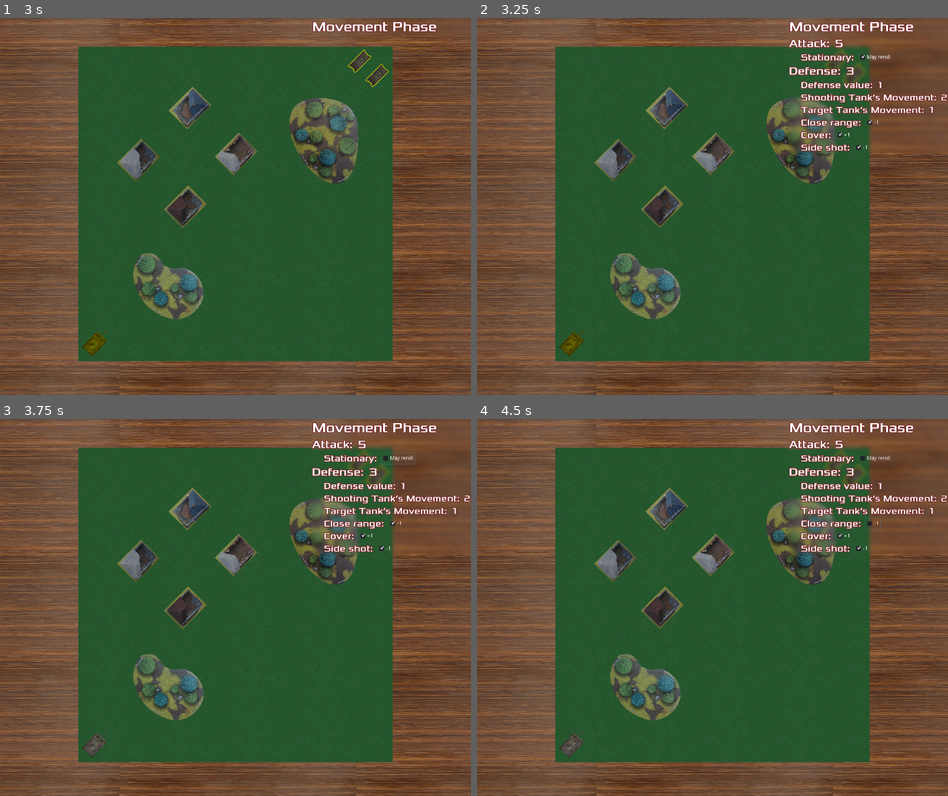
Above: before the commit, frames 1-4 (two rows, left to right).
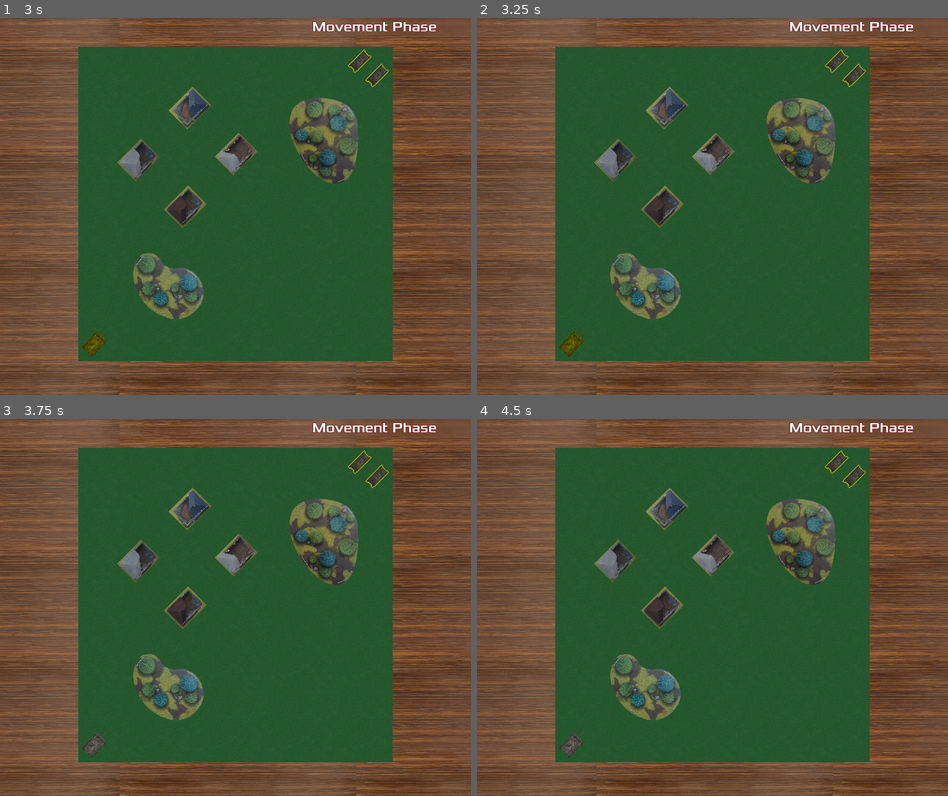
Above: after the commit, the same moments.

Repository: raulh39/Tanks2d
Game: Godot game, scene res://Scenes/Menu.tscn
The game is run twice, just before and just after one commit, with the same random seed, the same clock (stepped at 60 frames per second) and the same inputs.
Inputs (mouse positions are in pixels of both pictures, inside the frame that each line leads up to):
- Up to frame 1 (3 s): click "New Game" at 0.5 s; tap Enter (ui_accept) at 1.25, 2, 2.75 s; drag from (357, 67) to (324, 142) at 1.27 s; drag from (376, 82) to (324, 142) at 2.02 s; move the mouse to (98, 345) at 2.77 s; hold Right (ui_right) from 2.78 s (still down); tap Mouse wheel up (cam_zoom_in) at 2.85 s; click (98, 345) at 2.92 s
- Up to frame 2 (3.25 s): keep holding Right (ui_right); tap T (toggle) at 3.05 s
- Up to frame 3 (3.75 s): release Right (ui_right) at 3.5 s; click (400, 456) at 3.5 s, where only the run before the commit has a clickable "May reroll"
- Up to frame 4 (4.5 s): click (872, 524) at 4.25 s, where only the run before the commit has a clickable "-1"

Frame 1 is identical in both runs. In frame 2, 2.9% of the frame differs, in the area x 66-100%, y 4-36%; in frame 3, 2.9%; in frame 4, 2.9%.

Commit message:
Make HUD info be shown only in Shooting phase and when the mouse is over a vehicle

Diff:
--- a/Code/GUI.gd
+++ b/Code/GUI.gd
@@ -4,7 +4,8 @@
 
 enum Phases { MOVE, SHOOT, COMMAND }
 
-onready var _phase_label: Label = ($MainContainer/Phase as Label)
+onready var _phase_label := $MainContainer/Phase
+onready var _container := $MainContainer/StatisticsContainer
 onready var _min_y_rect_size := rect_size.y
 
 func setPhase(new_phase: int) -> void:
@@ -16,8 +17,9 @@
 		Phases.COMMAND:
 			_phase_label.text = "Command Phase"
 
+func show_info():
+	_container.visible = true
 
-func _input(event):
-	if event.is_action_released("toggle"):
-		$MainContainer/StatisticsContainer.visible = not $MainContainer/StatisticsContainer.visible
-		rect_size.y = _min_y_rect_size
+func hide_info():
+	_container.visible = false
+	rect_size.y = _min_y_rect_size
--- a/Code/Main.gd
+++ b/Code/Main.gd
@@ -1,10 +1,25 @@
 extends Node2D
+
+onready var _gui := $CanvasLayer/GUI
+var _shooting:=false
 
 func _ready():
 	while true:
 		$CanvasLayer/GUI.setPhase(Gui.Phases.MOVE)
 		yield($TankList.move_tanks(), "completed")
 		$CanvasLayer/GUI.setPhase(Gui.Phases.SHOOT)
+		_shooting = true
 		yield($TankList.shoot_with_tanks(), "completed")
+		_shooting = false
 		$CanvasLayer/GUI.setPhase(Gui.Phases.COMMAND)
 		yield($TankList.command_tanks(), "completed")
+
+
+func _on_TankList_mouse_entered_vehicle(vehicle):
+	if not _shooting: return
+	_gui.show_info()
+
+
+func _on_TankList_mouse_exited_vehicle(vehicle):
+	if not _shooting: return
+	_gui.hide_info()
--- a/Code/TankList.gd
+++ b/Code/TankList.gd
@@ -1,6 +1,8 @@
 extends Node2D
 
 signal vehicle_selected(tank)
+signal mouse_entered_vehicle(vehicle)
+signal mouse_exited_vehicle(vehicle)
 
 func _ready():
 	for i in get_children():
--- a/Code/Vehicle.gd
+++ b/Code/Vehicle.gd
@@ -43,9 +43,11 @@
 #-------------------------------------------
 func _on_Vehicle_mouse_entered():
 	($Hull as CanvasItem).modulate = Color.yellow
+	get_parent().emit_signal("mouse_entered_vehicle", self)
 
 func _on_Vehicle_mouse_exited():
 	($Hull as CanvasItem).modulate = Color.white
+	get_parent().emit_signal("mouse_exited_vehicle", self)
 
 #-------------------------------------------
 # Functions dealing with tank state (selecting, targeting and shooting)
--- a/Scenes/GUI.tscn
+++ b/Scenes/GUI.tscn
@@ -51,6 +51,7 @@
 text = "Movement phase"
 
 [node name="StatisticsContainer" type="VBoxContainer" parent="MainContainer"]
+editor/display_folded = true
 visible = false
 margin_top = 51.0
 margin_right = 432.0
--- a/Scenes/Main.tscn
+++ b/Scenes/Main.tscn
@@ -44,3 +44,5 @@
 [node name="Panther_1" parent="TankList" instance=ExtResource( 7 )]
 position = Vector2( 229.161, 4257.96 )
 rotation = -0.82905
+[connection signal="mouse_entered_vehicle" from="TankList" to="." method="_on_TankList_mouse_entered_vehicle"]
+[connection signal="mouse_exited_vehicle" from="TankList" to="." method="_on_TankList_mouse_exited_vehicle"]
